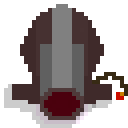
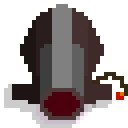
Layered file, before and after one edit (w=128, h=128). Changes by layer:
painted on "Layer 1" over box(12, 8, 84, 104)
